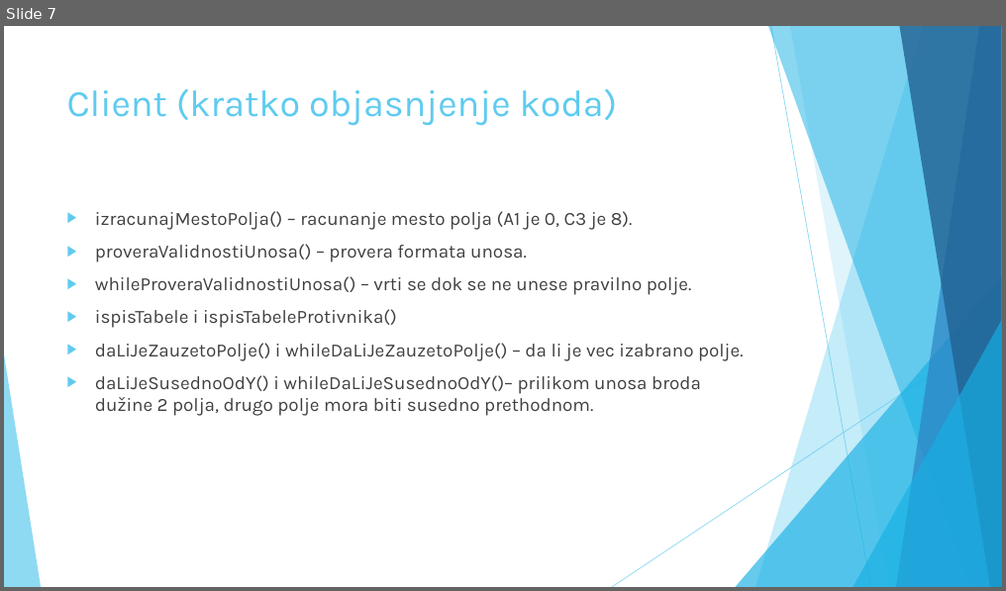
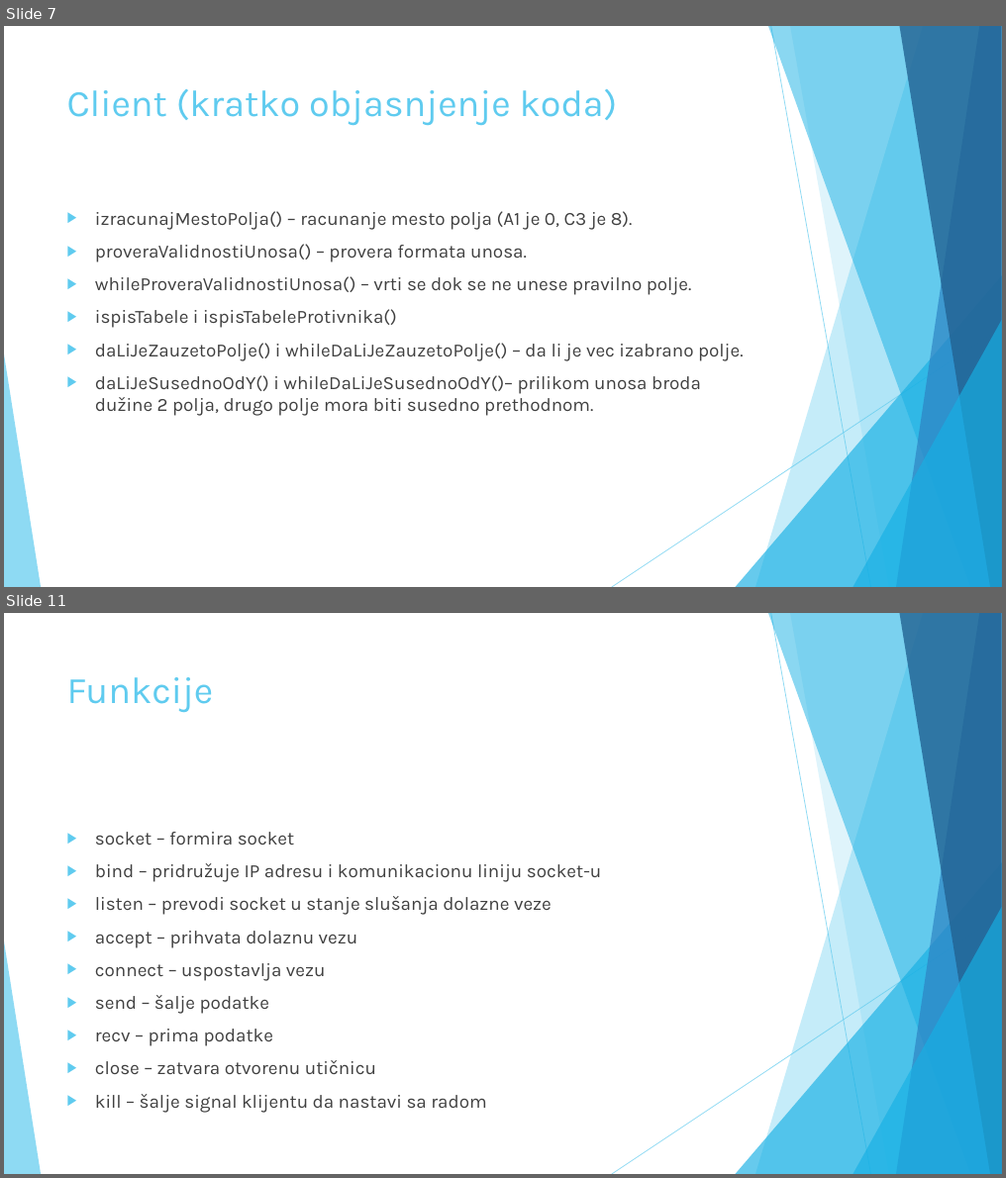
Before and after one commit to stefziv02/ORM_-_Potapanje_brodova, a slide deck: Dokumentacija.pptx. Shown one above the other, each under a label of ours: slide 7 before the commit, slides 7 and 11 after it; the slides between them are not shown. The pictures are 1006x591 and 1006x1178 pixels, drawn with LibreOffice and Linux fonts; fonts in the diff are those of the drawing. Boxes give left, top, right and bottom in pixels: in the first picture for what was removed or moved away, otherwise in the second. Text is boxed around its words. In the diff, an @@ line names an element or a change of style, - is before the commit and + after.

```diff
--- a/Dokumentacija.pptx
+++ b/Dokumentacija.pptx
@@ slide 11 added at <box>4,613,1002,1174</box>, background #FFFFFF; not listed: 10 template elements that a slide beside it also shows @@
@@ title added at <box>67,677,214,712</box>, 36 pt, text #5FCBEF @@
+Funkcije
@@ text added at <box>95,832,601,1113</box>, 18 pt, text #404040 @@
+▶ socket – formira socket
+▶ bind – pridružuje IP adresu i komunikacionu liniju socket-u
+▶ listen – prevodi socket u stanje slušanja dolazne veze
+▶ accept – prihvata dolaznu vezu
+▶ connect – uspostavlja vezu
+▶ send – šalje podatke
+▶ recv – prima podatke
+▶ close – zatvara otvorenu utičnicu
+▶ kill – šalje signal klijentu da nastavi sa radom
```
Also in this commit, not shown: 2 slides changed, 1 other slide added.
